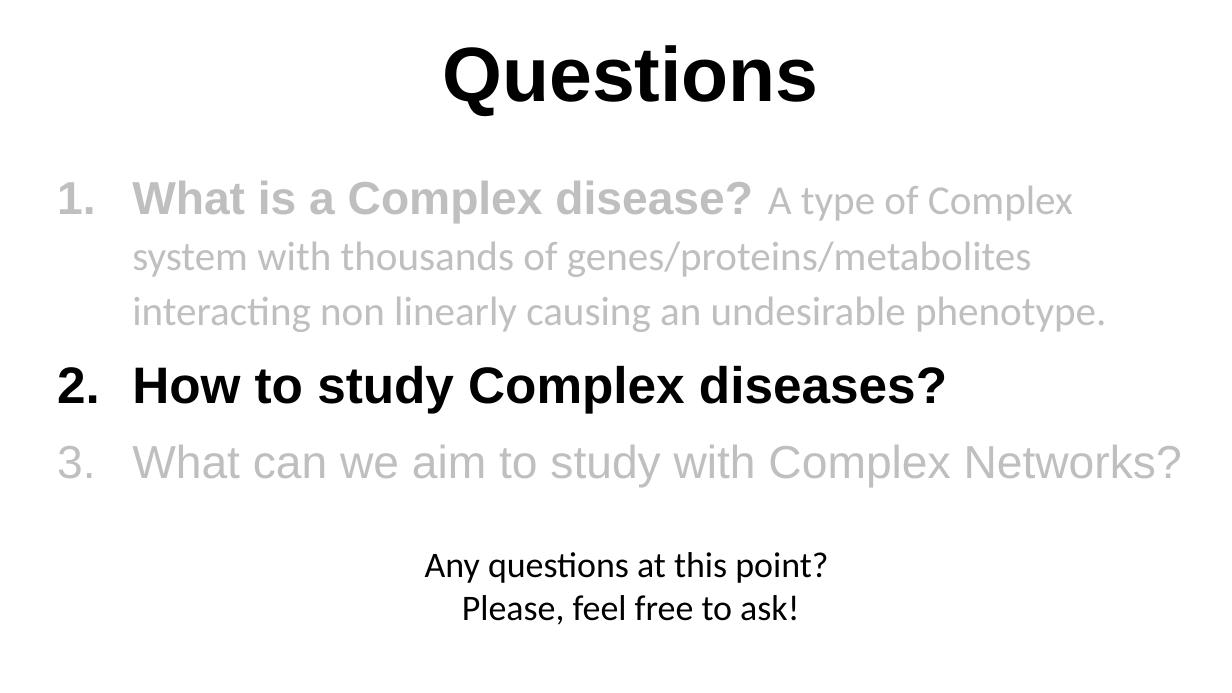
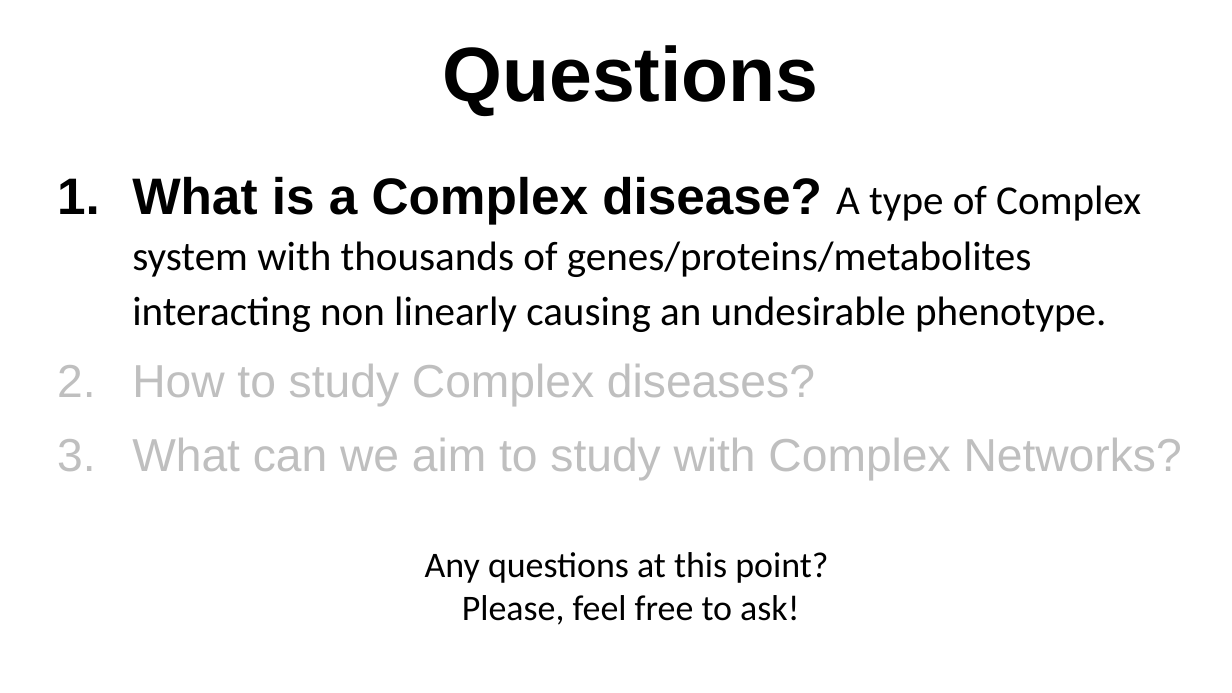
Before and after one commit to VenkiPhy6/seminar-thirdsem, a slide deck: slide 8 of A Primer to Complex Diseases.pptx (slide 9 before the commit). Drawn at 1232x693 pixels with LibreOffice and Linux fonts; fonts in the diff are those of the drawing. Boxes give left, top, right and bottom in pixels: in the first picture for what was removed or moved away, otherwise in the second. Text is boxed around its words. In the diff, an @@ line names an element or a change of style, - is before the commit and + after.

```diff
--- a/A Primer to Complex Diseases.pptx
+++ b/A Primer to Complex Diseases.pptx
@@ text at box(132, 176, 1141, 406): size 36 to 40 pt in "What is a Complex disease?"; text colour #BFBFBF to #000000 in "What is a Complex disease? A type ..."; size 40 to 36 pt, text colour #000000 to #BFBFBF, bold off in "How to study Complex diseases?" @@
```
Also in this commit, not shown: 13 other slides changed, 5 slides added, 1 slide removed, 2 other files.
